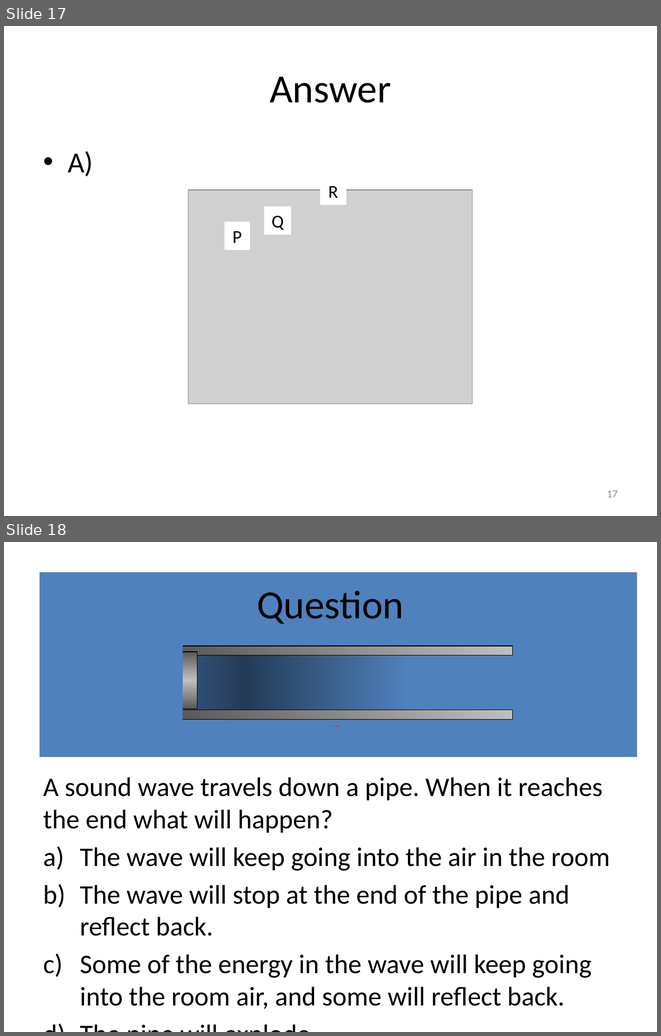
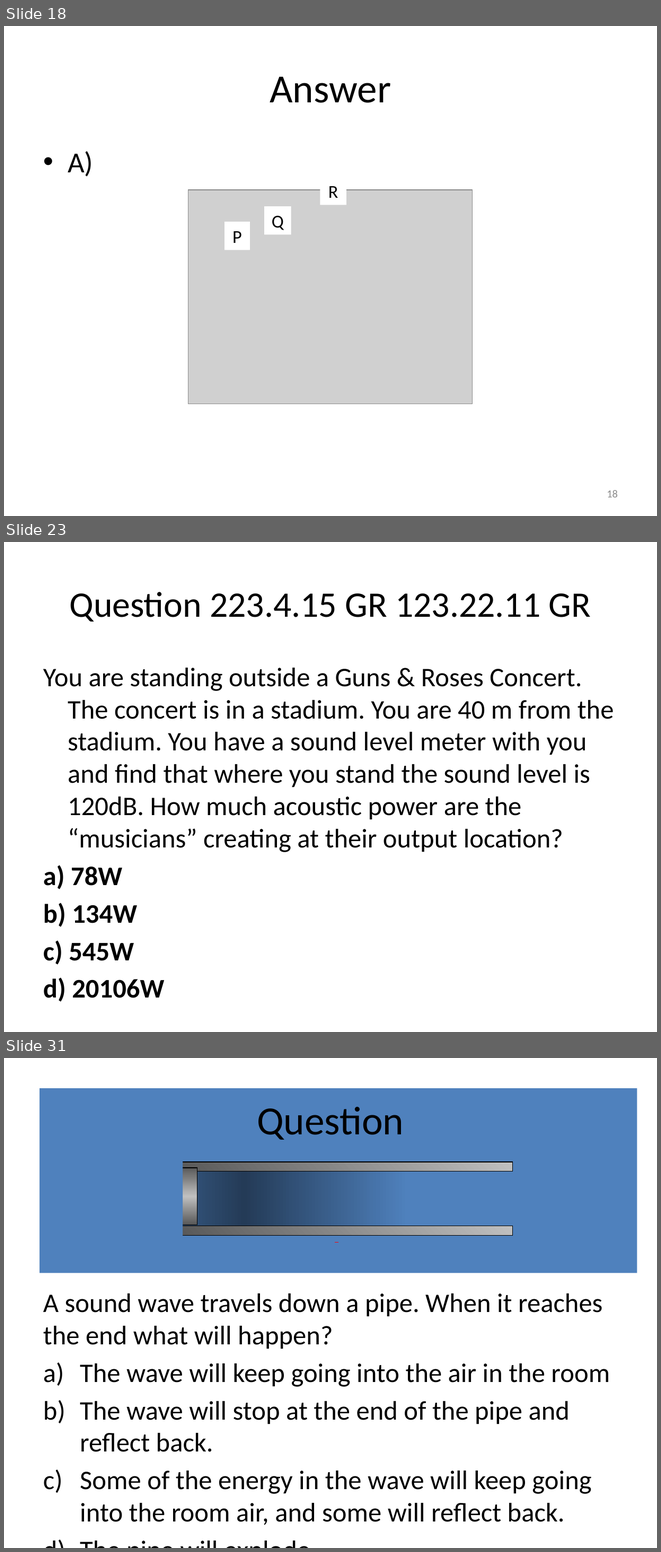
Before and after one commit to rtlines/Introductory-Physics-II, a slide deck: Lecture_Slides/PH 123 Lecture 08.pptx. Shown one above the other, each under a label of ours: slides 17 and 18 before the commit, slides 18, 23 and 31 after it; the slides between them are not shown. The pictures are 661x1036 and 661x1552 pixels, drawn with LibreOffice and Linux fonts; fonts in the diff are those of the drawing; grey boxes stand for pictures. Boxes give left, top, right and bottom in pixels: in the first picture for what was removed or moved away, otherwise in the second. Text is boxed around its words. In the diff, an @@ line names an element or a change of style, - is before the commit and + after.

Commit message:
worked on lectures 8 and 9 slides and text

```diff
--- a/Lecture_Slides/PH 123 Lecture 08.pptx
+++ b/Lecture_Slides/PH 123 Lecture 08.pptx
@@ slide 23 added at bbox=[4, 542, 657, 1032], background #FFFFFF @@
@@ title added at bbox=[69, 592, 591, 622], 39.6 pt, text #000000 @@
+Question 223.4.15 GR 123.22.11 GR
@@ text added at bbox=[43, 668, 614, 964], 29.6 pt, text #000000 @@
+You are standing outside a Guns & Roses Concert. The concert is in a stadium. You are 40 m from the stadium. You have a sound level meter with you and find that where you stand the sound level is 120dB. How much acoustic power are the “musicians” creating at their output location?
+a) 78W
+b) 134W
+c) 545W
+d) 20106W
@@ what was slide 17 is now slide 18 @@
@@ page number at bbox=[607, 490, 618, 497]: text changed @@
-17
+18
@@ what was slide 18 is now slide 31 @@
```
Also in this commit, not shown: 13 other slides added, 1 slide removed, 8 other files.
